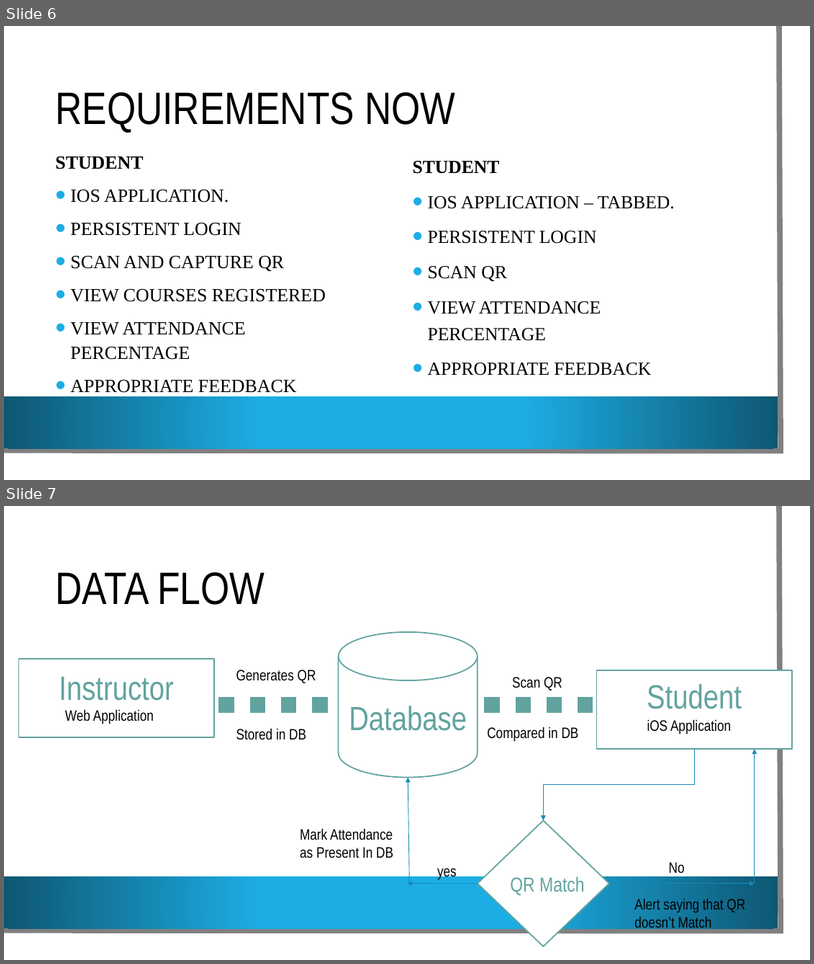
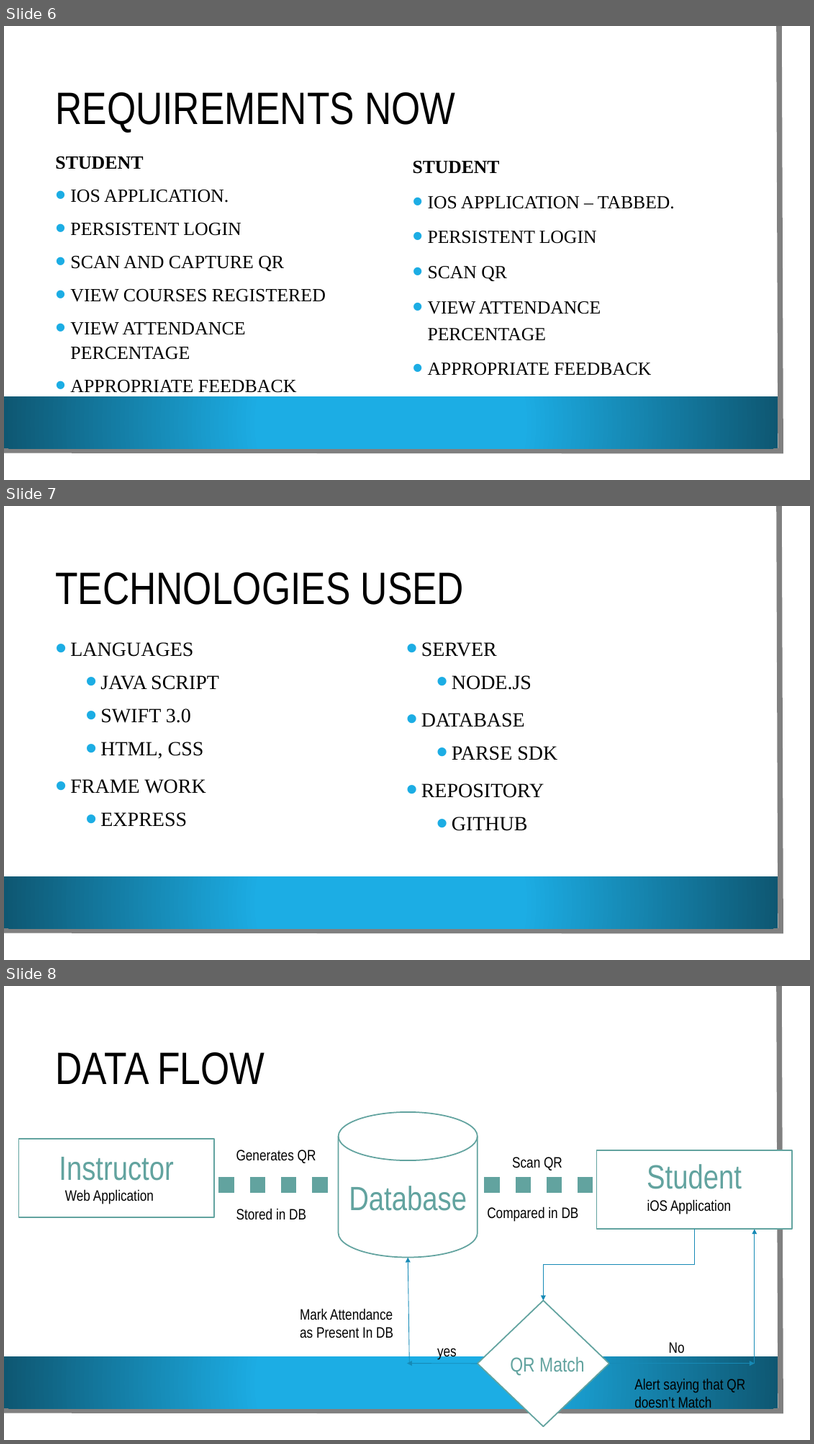
Before and after one commit to VamsiDevalla/Student-Attendance-Tracking, a slide deck: final ppt.pptx. Shown one above the other, each under a label of ours: slides 6 and 7 before the commit, slides 6, 7 and 8 after it. The pictures are 814x964 and 814x1444 pixels, drawn with LibreOffice and Linux fonts; fonts in the diff are those of the drawing; background and template pictures are left out. Boxes give left, top, right and bottom in pixels: in the first picture for what was removed or moved away, otherwise in the second. Text is boxed around its words. In the diff, an @@ line names an element or a change of style, - is before the commit and + after.

```diff
--- a/final ppt.pptx
+++ b/final ppt.pptx
@@ slide 7 added at (4, 506, 810, 960), background picture (left out); not listed: 3 template elements that a slide beside it also shows @@
@@ title added at (55, 572, 464, 605), 54 pt, text #000000 @@
+TECHNOLOGIES USED
@@ text added at (70, 642, 219, 793), 24 pt, text #000000 @@
+• LANGUAGES
+  • JAVA SCRIPT
+  • SWIFT 3.0
+  • HTML, CSS
+• FRAME WORK
+  • EXPRESS
@@ text added at (422, 642, 558, 831), 24 pt, text #000000 @@
+• SERVER
+  • NODE.JS
+• DATABASE
+  • PARSE SDK
+• REPOSITORY
+  • GITHUB
@@ what was slide 7 is now slide 8 @@
```
Also in this commit, not shown: 4 slides changed, 4 other slides added, 1 slide removed.
